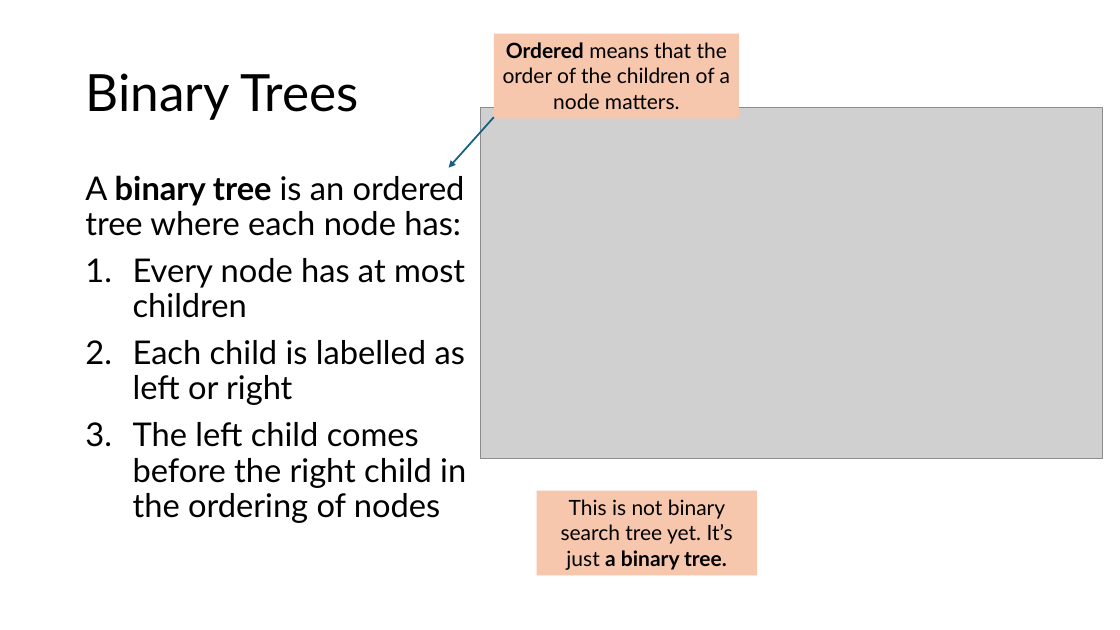
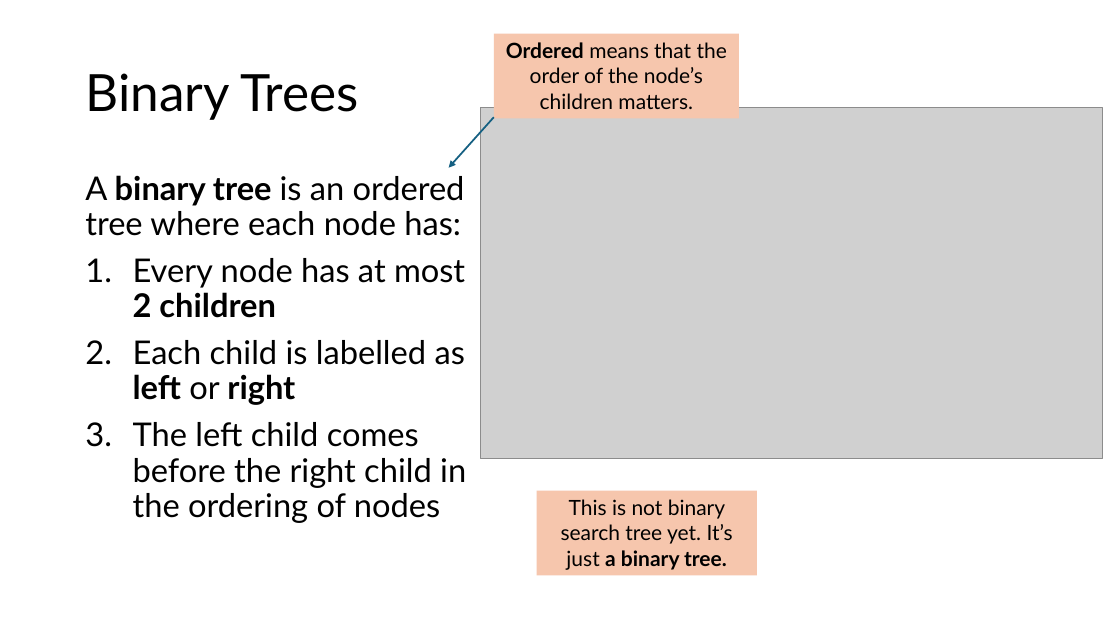
Before and after one commit to sotasota-sfu/cmpt225Summer2026, a slide deck: slide 4 of lectures/lecture22/binary_search_trees.pptx. Drawn at 1120x630 pixels with LibreOffice and Linux fonts; fonts in the diff are those of the drawing; grey boxes stand for pictures. Boxes give left, top, right and bottom in pixels: in the first picture for what was removed or moved away, otherwise in the second. Text is boxed around its words. In the diff, an @@ line names an element or a change of style, - is before the commit and + after.

```diff
--- a/lectures/lecture22/binary_search_trees.pptx
+++ b/lectures/lecture22/binary_search_trees.pptx
@@ text in rectangle at bbox=[506, 42, 727, 109]: text changed @@
-Ordered means that the order of the children of a node matters.
+Ordered means that the order of the node’s children matters.
@@ text at bbox=[133, 258, 465, 318]: text changed @@
-1. Every node has at most children
+1. Every node has at most 2 children
@@ text at bbox=[133, 340, 465, 405]: bold on in "left right" @@
```
Also in this commit, not shown: 19 other slides changed, 2 slides added, 46 other files.
